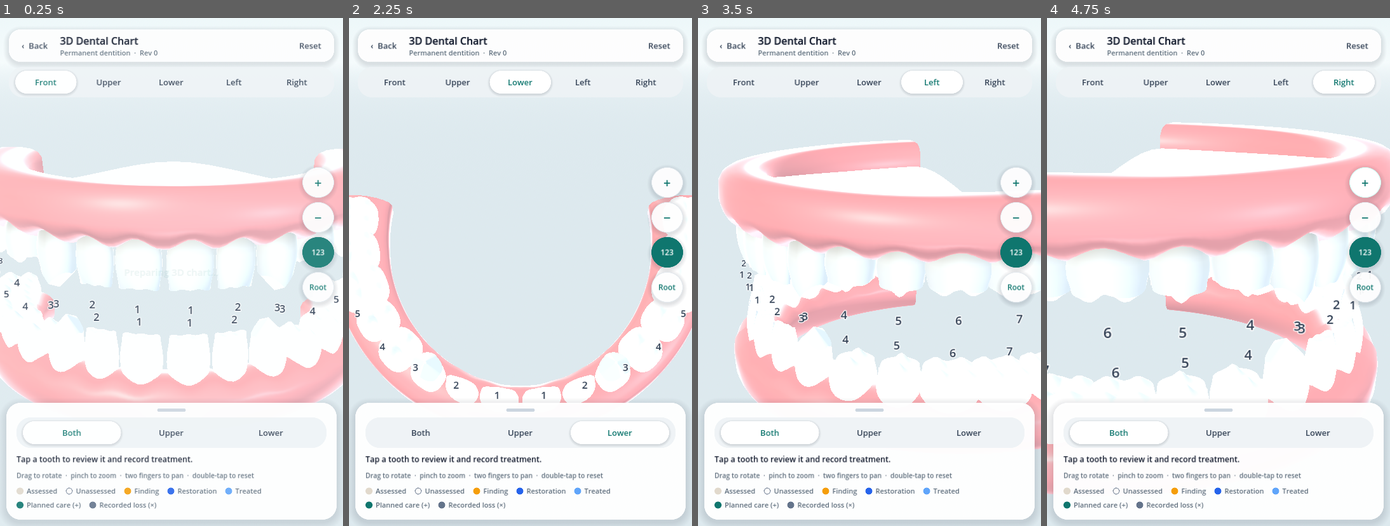
Above: before the commit, frames 1-4 (left to right).
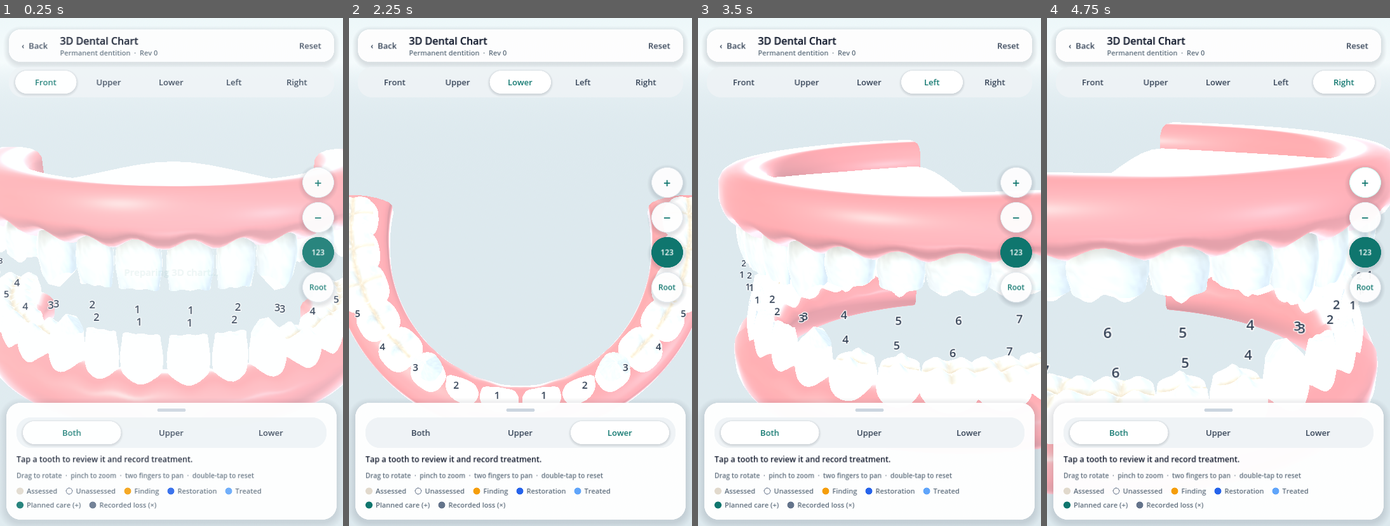
Above: after the commit, the same moments.

Repository: arifincsebuet/Dental
Game: Godot game, scene res://chart.tscn
Two runs of this game, one before a commit and one after it. Both use one fixed random seed, a clock stepped at 60 frames per second and the inputs below.
Inputs:
- Up to frame 1 (0.25 s): no input
- Up to frame 2 (2.25 s): click "Front" at 0.5 s; click "Upper" at 1.25 s; click "Lower" at 2 s
- Up to frame 3 (3.5 s): click "Left" at 2.75 s
- Up to frame 4 (4.75 s): click "Right" at 3.5 s; click "+" at 4.25 s

The runs differ from the first frame. In frame 1, 0.1% of the frame differs, in the area x 2-100%, y 44-71%; in frame 2, 0.5%, in the area x 0-100%, y 35-67%; in frame 3, 0.1%; in frame 4, 0.2%.

Commit message:
Add anatomical roots and enamel texture to both 3D views
- Roots by tooth type (single, two-rooted upper first premolar, two
  lower / three upper molar roots), wide at the neck, tapering to a
  rounded apex, divergent and distally curved, cementum coloured.
  Godot Roots toggle; new X-ray button on the profile 3D card shows
  roots through translucent gingiva.
- Enamel: stable per-vertex mottling and stained occlusal fissures in
  both renderers; Godot adds a procedural micro-relief normal map and
  roughness variation (perikymata-like streaks).

Co-Authored-By: Claude Opus 5.5 <noreply@anthropic.com>
Claude-Session: https://claude.ai/code/session_01Hf5KScD2RRBUtHr6xsqV5h

Diff:
--- a/app/src/main/assets/chart.gd
+++ b/app/src/main/assets/chart.gd
@@ -35,6 +35,9 @@
 const GUM_DEEP := Color("d4848b")
 const SULCUS := Color("c46d75")
 const PALATE := Color("e3a0a5")
+const CEMENTUM := Color("e6d2a8")
+const APEX := Color("c9ad7c")
+const FISSURE := Color("c4a57a")
 
 # --- Camera presets: [pitch, yaw, distance, arch filter] --------------------------------------
 const VIEWS := {
@@ -264,11 +267,12 @@
 				crown.mesh = crown_mesh(kind, dimensions, sign_y, surface_colors(state, color, position <= 3), 1.0 if patient_right else -1.0)
 				var crown_material := mat(Color(1, 1, 1, 0.5) if presence == "unerupted" else Color.WHITE, 0.18)
 				crown_material.vertex_color_use_as_albedo = true
+				apply_enamel_texture(crown_material)
 				crown.material_override = crown_material
 				body.set_meta("crownMaterial", crown_material)
 				body.add_child(crown)
 				if replacement == "implant": add_implant(body, dimensions, sign_y)
-				else: add_roots(body, kind, dimensions, sign_y, is_upper)
+				else: add_roots(body, kind, dimensions, sign_y, is_upper, position, primary, 1.0 if patient_right else -1.0)
 				add_state_markers(body, state, dimensions, sign_y)
 			else:
 				add_absent_marker(body, dimensions, sign_y)
@@ -315,6 +319,50 @@
 	var occlusion := 0.80 + 0.20 * clampf(level / 0.35, 0.0, 1.0)
 	return Color(result.r * occlusion, result.g * occlusion, result.b * occlusion, 1.0)
 
+## Natural enamel is never uniform: a stable per-vertex brightness variation (same hash as the profile preview).
+func mottle(color: Color, p: Vector3) -> Color:
+	var n := fposmod(sin(p.x * 12.9898 + p.y * 78.233 + p.z * 37.719) * 43758.5453, 1.0)
+	var f := 0.975 + 0.05 * n
+	return Color(color.r * f, color.g * f, color.b * f, color.a)
+
+## Darker, slightly stained occlusal fissures on premolars and molars.
+func fissure_stain(color: Color, kind: String, u: float, v: float) -> Color:
+	if kind not in ["premolar", "molar"]: return color
+	var groove := exp(-v * v * 70.0)
+	if kind == "molar": groove = max(groove, exp(-u * u * 70.0) * 0.8)
+	return color.lerp(FISSURE, 0.50 * groove)
+
+## Procedural enamel micro-relief (perikymata-like streaks) and gloss variation. Generated once.
+var enamel_normal: NoiseTexture2D
+var enamel_roughness: NoiseTexture2D
+func apply_enamel_texture(material: StandardMaterial3D) -> void:
+	if enamel_normal == null:
+		var noise := FastNoiseLite.new()
+		noise.noise_type = FastNoiseLite.TYPE_SIMPLEX_SMOOTH
+		noise.frequency = 0.045
+		noise.fractal_octaves = 3
+		enamel_normal = NoiseTexture2D.new()
+		enamel_normal.width = 256
+		enamel_normal.height = 256
+		enamel_normal.seamless = true
+		enamel_normal.as_normal_map = true
+		enamel_normal.bump_strength = 1.6
+		enamel_normal.noise = noise
+		var gloss := FastNoiseLite.new()
+		gloss.frequency = 0.02
+		enamel_roughness = NoiseTexture2D.new()
+		enamel_roughness.width = 128
+		enamel_roughness.height = 128
+		enamel_roughness.seamless = true
+		enamel_roughness.noise = gloss
+	material.normal_enabled = true
+	material.normal_texture = enamel_normal
+	material.normal_scale = 0.35
+	material.roughness_texture = enamel_roughness
+	material.roughness = 0.32
+	# Stretch the noise horizontally around the crown: fine bands like perikymata.
+	material.uv1_scale = Vector3(3.0, 9.0, 1.0)
+
 func side_surface(angle: float, mesial_sign: float) -> String:
 	var c := cos(angle)
 	var s := sin(angle)
@@ -343,9 +391,11 @@
 			var face: Color = colors.get(side_surface((a + b) * 0.5, mesial_sign), base)
 			var levels_of := [low, high, low, low, high, high]
 			var corners := [p0, p2, p1, p1, p2, p3]
+			var angles_of := [a, a, b, b, a, b]
 			for i in range(6):
 				var vertex: Vector3 = corners[i]
-				tool.set_color(enamel(face, levels_of[i], kind))
+				tool.set_color(mottle(enamel(face, levels_of[i], kind), vertex))
+				tool.set_uv(Vector2(angles_of[i] / TAU * 2.0, levels_of[i]))
 				tool.set_normal(Vector3(vertex.x / (half_x * half_x), 0.09 * sign_y, vertex.z / (half_z * half_z)).normalized())
 				tool.add_vertex(vertex)
 	# The occlusal table is a continuous custom surface with cusp and fissure relief.
@@ -360,7 +410,8 @@
 			var top: Color = colors.get("top", base)
 			for index in [0, 1, 2, 2, 1, 3]:
 				var vertex := points[index]
-				tool.set_color(enamel(top, 1.0, kind))
+				tool.set_color(mottle(fissure_stain(enamel(top, 1.0, kind), kind, vertex.x / half_x, vertex.z / half_z), vertex))
+				tool.set_uv(Vector2(0.5 + vertex.x / size.x, 1.0 + vertex.z / size.z))
 				var epsilon := 0.006
 				var dx := (top_height(kind, (vertex.x + epsilon) / half_x, vertex.z / half_z) - top_height(kind, (vertex.x - epsilon) / half_x, vertex.z / half_z)) * size.y / (2.0 * epsilon)
 				var dz := (top_height(kind, vertex.x / half_x, (vertex.z + epsilon) / half_z) - top_height(kind, vertex.x / half_x, (vertex.z - epsilon) / half_z)) * size.y / (2.0 * epsilon)
@@ -488,27 +539,68 @@
 				tool.set_normal(Vector3.DOWN)
 				tool.add_vertex(quad[index])
 
-func add_roots(body: Node3D, kind: String, size: Vector3, sign_y: float, is_upper: bool) -> void:
+## Root anatomy by tooth type: [mesial offset, facial offset (fractions of the crown half-width/depth),
+## length (× crown height), radius x, radius z (fractions), mesial tilt, facial tilt].
+func root_specs(kind: String, position: int, is_upper: bool, primary: bool) -> Array:
+	var specs: Array
+	match kind:
+		"incisor": specs = [[0.0, 0.0, 1.30 if is_upper and position == 1 else 1.20, 0.70, 0.90, 0.0, 0.0]]
+		"canine": specs = [[0.0, 0.0, 1.65, 0.70, 0.90, 0.0, 0.0]]
+		"premolar":
+			if is_upper and position == 4: specs = [[0.0, 0.42, 1.25, 0.55, 0.42, 0.0, 0.10], [0.0, -0.42, 1.20, 0.55, 0.42, 0.0, -0.10]]
+			else: specs = [[0.0, 0.0, 1.35, 0.62, 0.88, 0.0, 0.0]]
+		_:
+			if is_upper: specs = [[0.45, 0.36, 1.15, 0.38, 0.40, 0.12, 0.08], [-0.45, 0.36, 1.05, 0.36, 0.38, -0.12, 0.08], [0.0, -0.45, 1.25, 0.40, 0.42, 0.0, -0.18]]
+			else: specs = [[0.45, 0.0, 1.20, 0.40, 0.80, 0.10, 0.0], [-0.45, 0.0, 1.10, 0.38, 0.74, -0.08, 0.0]]
+	if primary:
+		for spec in specs:
+			spec[2] *= 0.8
+			spec[5] *= 1.6
+			spec[6] *= 1.6
+	return specs
+
+## Point on a root: superellipse section tapering to a rounded apex, divergent and gently curved distally.
+func root_point(spec: Array, angle: float, t: float, size: Vector3, sign_y: float, mesial_sign: float) -> Vector3:
+	var length: float = spec[2] * size.y
+	# Wide at the neck, gently narrowing, rounded apex.
+	var taper := 0.10 + 0.90 * pow(1.0 - pow(t, 1.8), 0.7)
+	var edge := boundary(angle, size.x * 0.5 * spec[3] * taper, size.z * 0.5 * spec[4] * taper, 2.4)
+	var cx: float = spec[0] * size.x * 0.5 * (1.0 - 0.25 * t) + spec[5] * length * pow(t, 1.5) - 0.06 * length * t * t
+	var cz: float = spec[1] * size.z * 0.5 * (1.0 - 0.25 * t) + spec[6] * length * pow(t, 1.5)
+	return Vector3(edge.x + cx * mesial_sign, -sign_y * (t * length - 0.02), edge.y + cz)
+
+func add_roots(body: Node3D, kind: String, size: Vector3, sign_y: float, is_upper: bool, position: int = 1, primary: bool = false, mesial_sign: float = 1.0) -> void:
 	var root_group := Node3D.new()
 	root_group.name = "Roots"
 	root_group.visible = show_roots
 	body.add_child(root_group)
-	var count := 3 if kind == "molar" and is_upper else 2 if kind == "molar" or kind == "premolar" else 1
-	for index in range(count):
-		var root := MeshInstance3D.new()
-		var cylinder := CylinderMesh.new()
-		var wide := size.x * (0.30 if count == 1 else 0.20)
-		# The wide end always meets the crown at the cervical line; the apex points away.
-		cylinder.top_radius = wide if sign_y > 0 else 0.035
-		cylinder.bottom_radius = 0.035 if sign_y > 0 else wide
-		cylinder.height = size.y * (1.35 if kind == "canine" else 1.1)
-		cylinder.radial_segments = 18
-		cylinder.rings = 3
-		root.mesh = cylinder
-		root.position = Vector3((float(index) - (count - 1) * 0.5) * size.x * 0.34, -sign_y * cylinder.height * 0.5, 0)
-		root.rotation.z = (float(index) - (count - 1) * 0.5) * 0.14 * sign_y
-		root.material_override = mat(Color("ecd8b4"), 0.5)
-		root_group.add_child(root)
+	var tool := SurfaceTool.new()
+	tool.begin(Mesh.PRIMITIVE_TRIANGLES)
+	var segments := 18
+	var rings := 10
+	for spec in root_specs(kind, position, is_upper, primary):
+		for ring in range(rings):
+			for segment in range(segments):
+				var a := TAU * segment / segments
+				var b := TAU * (segment + 1) / segments
+				var t0 := float(ring) / rings
+				var t1 := float(ring + 1) / rings
+				var corners := [root_point(spec, a, t0, size, sign_y, mesial_sign), root_point(spec, a, t1, size, sign_y, mesial_sign), root_point(spec, b, t0, size, sign_y, mesial_sign),
+					root_point(spec, b, t0, size, sign_y, mesial_sign), root_point(spec, a, t1, size, sign_y, mesial_sign), root_point(spec, b, t1, size, sign_y, mesial_sign)]
+				var ts := [t0, t1, t0, t0, t1, t1]
+				for i in range(6):
+					var vertex: Vector3 = corners[i]
+					tool.set_color(mottle(CEMENTUM.lerp(APEX, pow(ts[i], 2.0)), vertex))
+					# Normal from the root's own (curved) axis at this height.
+					var center := root_point(spec, 0.0, ts[i], size, sign_y, mesial_sign).lerp(root_point(spec, PI, ts[i], size, sign_y, mesial_sign), 0.5)
+					tool.set_normal((vertex - center).normalized())
+					tool.add_vertex(vertex)
+	var root := MeshInstance3D.new()
+	root.mesh = tool.commit()
+	var material := mat(Color.WHITE, 0.55)
+	material.vertex_color_use_as_albedo = true
+	root.material_override = material
+	root_group.add_child(root)
 
 func add_implant(body: Node3D, size: Vector3, sign_y: float) -> void:
 	var titanium := mat(Color("9aa8b0"), 0.22)
Not shown, changed: IMPLEMENTATION.md
Not shown, changed: app/src/main/java/com/spala/dental/DesignSystem.kt
Not shown, changed: app/src/main/java/com/spala/dental/Teeth3DView.kt
